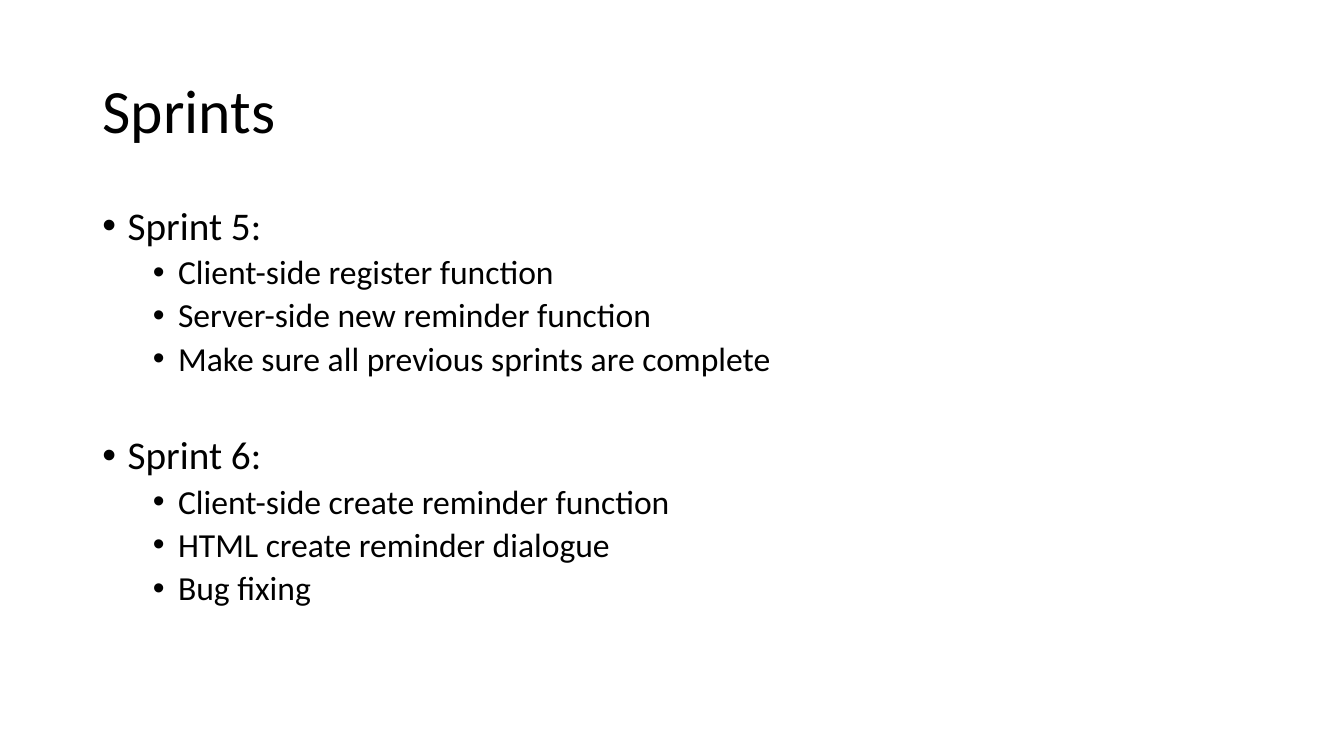
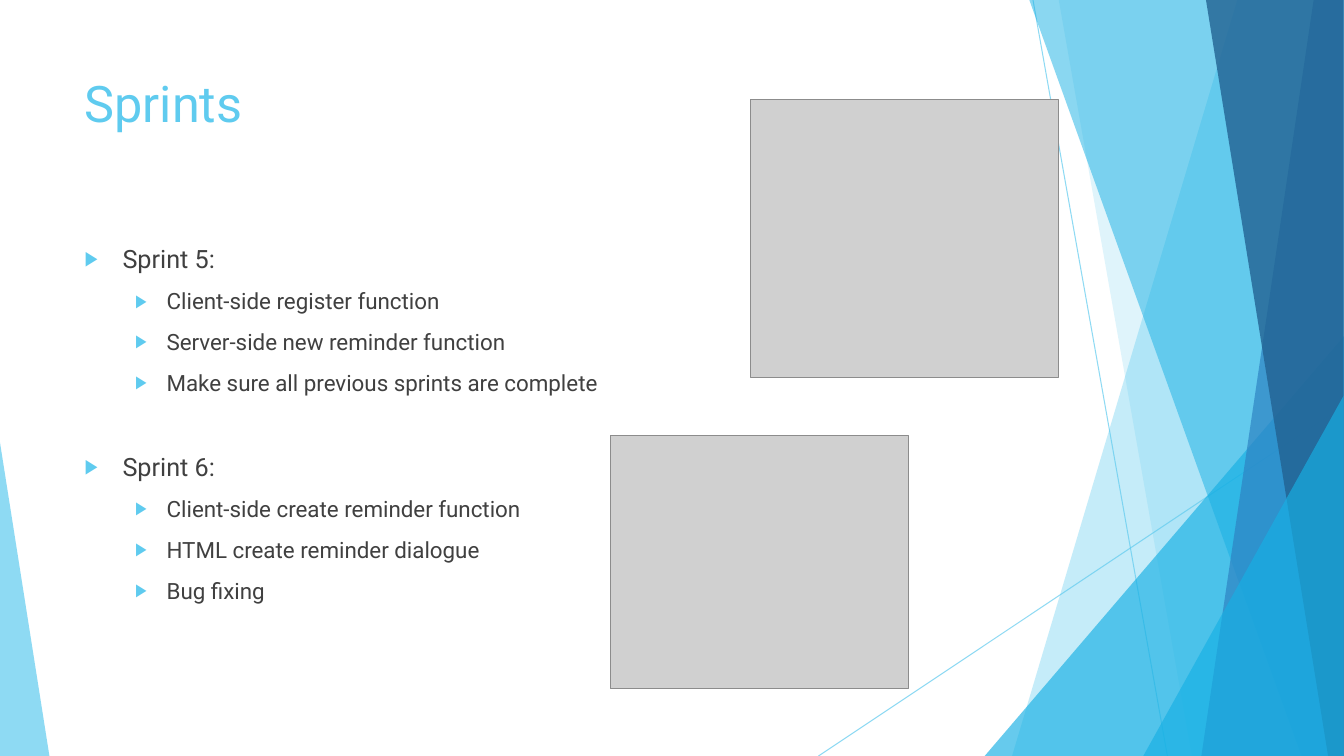
Before and after one commit to LukaWG/COMP1004, a slide deck: slide 5 of Documents/Presentation.pptx (slide 4 before the commit). Drawn at 1344x756 pixels with LibreOffice and Linux fonts; fonts in the diff are those of the drawing; grey boxes stand for pictures. Boxes give left, top, right and bottom in pixels: in the first picture for what was removed or moved away, otherwise in the second. Text is boxed around its words. In the diff, an @@ line names an element or a change of style, - is before the commit and + after.

```diff
--- a/Documents/Presentation.pptx
+++ b/Documents/Presentation.pptx
@@ title "Sprints": place and size @@
-title "Sprints" at bbox=[102, 90, 275, 143]
+title "Sprints" at bbox=[85, 85, 243, 132]
@@ title "Sprints" at bbox=[85, 85, 243, 132]: size 44 to 36 pt, font Calibri to Roboto, text colour #000000 to #5FCBEF; line spacing 0.9 to 1; vertical alignment middle to top @@
@@ picture added at bbox=[751, 99, 1059, 378] @@
@@ text "Sprint 5:": place and size @@
-text "Sprint 5:" at bbox=[128, 213, 770, 606]
+text "Sprint 5:" at bbox=[123, 250, 597, 604]
@@ text "Sprint 5:" at bbox=[123, 250, 597, 604]: size 28 to 18 pt in "Sprint 5:", "Sprint 6:"; font Calibri to Roboto, text colour #000000 to #404040, size 24 to 16 pt; bullet • to ▶; line spacing 0.9 to 1; more space between paragraphs @@
@@ group added at bbox=[0, 0, 1344, 756]: 5 freeform shapes, 3 triangles, 2 lines @@
@@ picture added at bbox=[610, 436, 908, 689] @@
```
Also in this commit, not shown: 7 other slides changed, 1 slide added.
